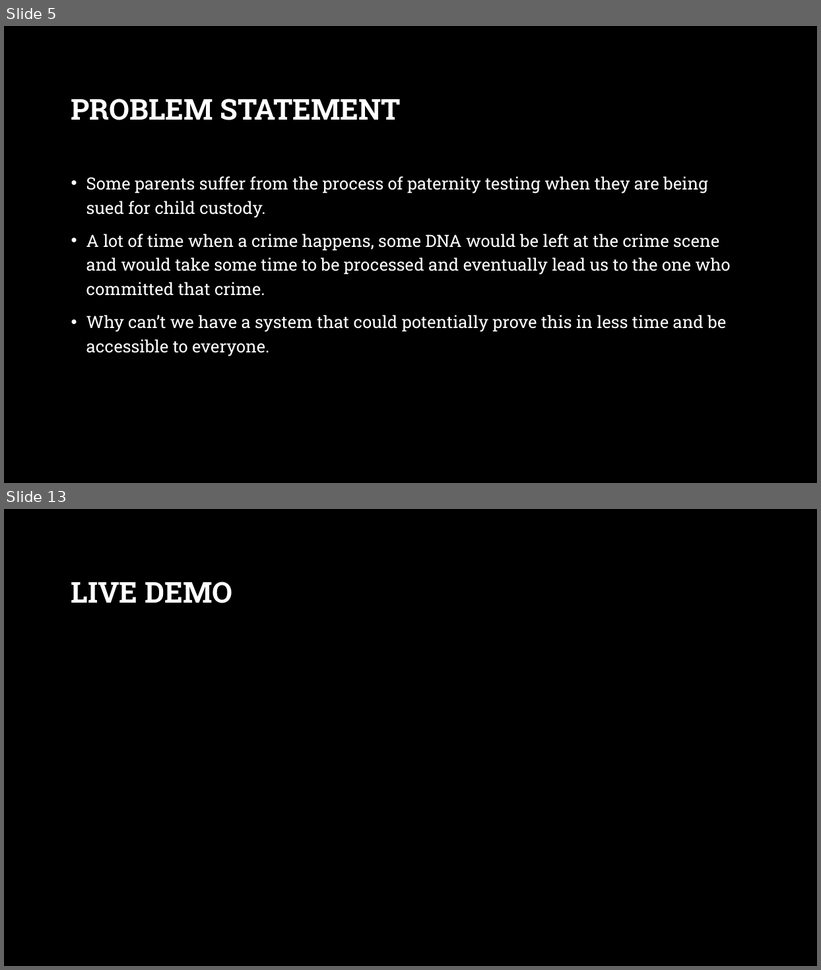
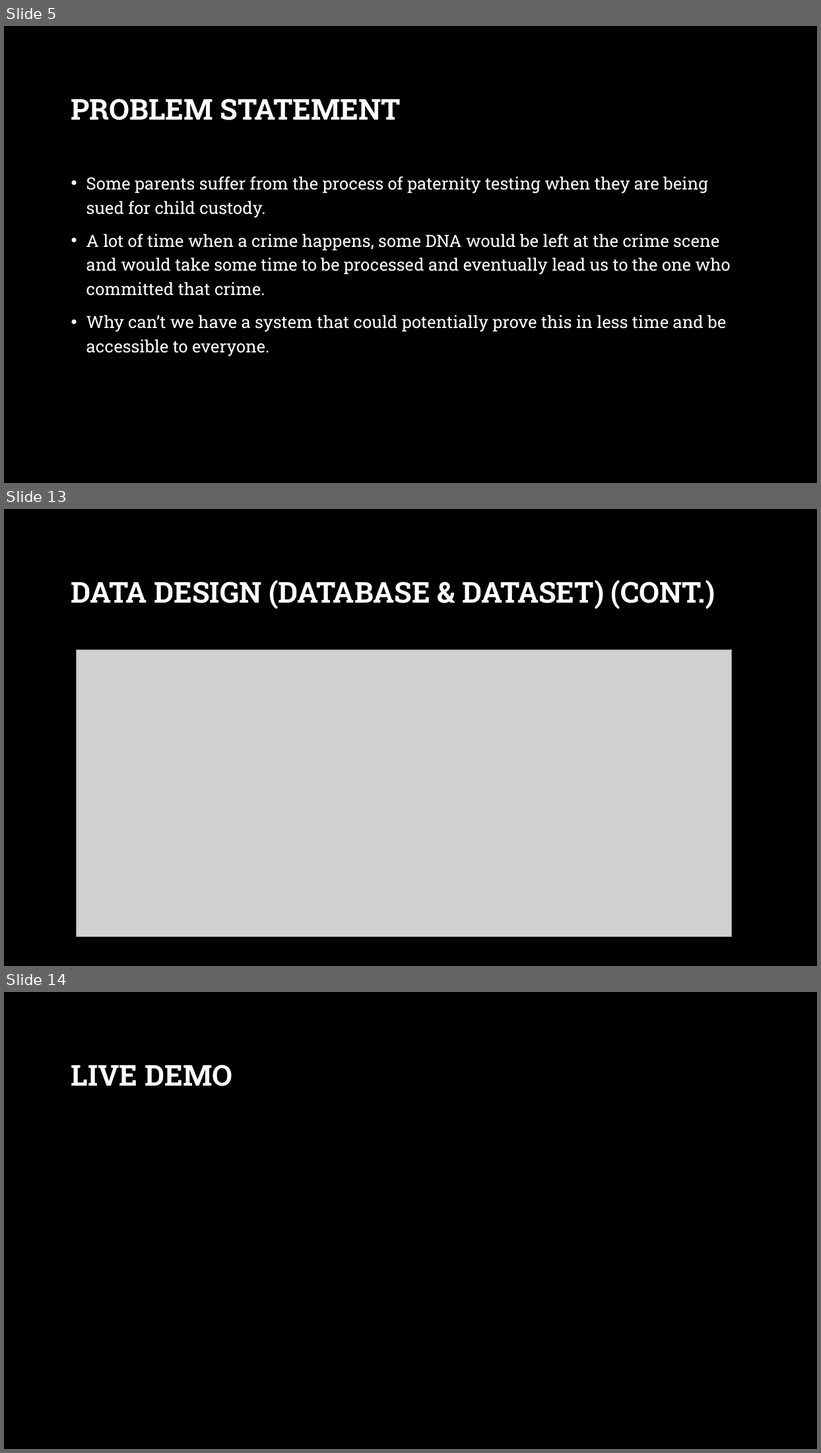
Before and after one commit to YoussifAssem/Genatac, a slide deck: E-Genetics/presentations/Genetics.pptx. Shown one above the other, each under a label of ours: slides 5 and 13 before the commit, slides 5, 13 and 14 after it; the slides between them are not shown. The pictures are 821x970 and 821x1453 pixels, drawn with LibreOffice and Linux fonts; fonts in the diff are those of the drawing; grey boxes stand for pictures; background and template pictures are left out. Boxes give left, top, right and bottom in pixels: in the first picture for what was removed or moved away, otherwise in the second. Text is boxed around its words. In the diff, an @@ line names an element or a change of style, - is before the commit and + after.

```diff
--- a/E-Genetics/presentations/Genetics.pptx
+++ b/E-Genetics/presentations/Genetics.pptx
@@ slide 13 added at <box>4,509,817,966</box>, background picture (left out) @@
@@ title added at <box>71,580,715,609</box>, 34 pt, text #FFFFFF, bold @@
+DATA DESIGN (DATABASE & DATASET) (CONT.)
@@ picture added at <box>77,650,733,937</box> @@
@@ what was slide 13 is now slide 14 @@
```
Also in this commit, not shown: 9 slides changed, 1 other slide added, 1 slide removed.
